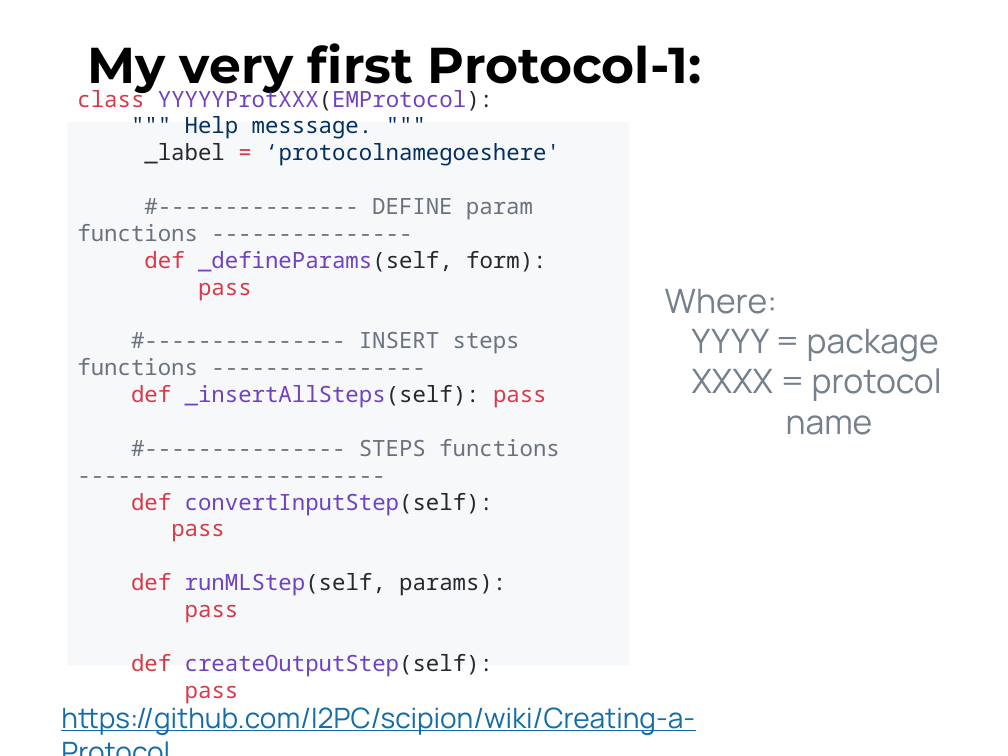
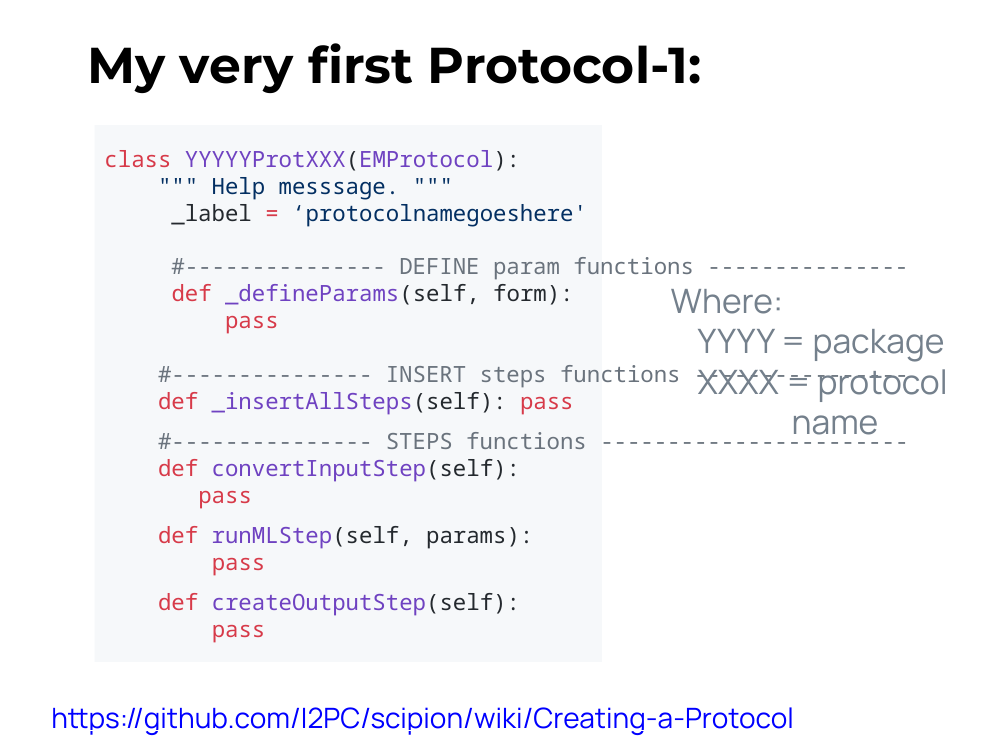
Before and after one commit to rmarabini/scipioncourseprotocols, a slide deck: slide 6 of Docs/talk2.pptx. Drawn at 1008x756 pixels with LibreOffice and Linux fonts; fonts in the diff are those of the drawing. Boxes give left, top, right and bottom in pixels: in the first picture for what was removed or moved away, otherwise in the second. Text is boxed around its words. In the diff, an @@ line names an element or a change of style, - is before the commit and + after.

```diff
--- a/Docs/talk2.pptx
+++ b/Docs/talk2.pptx
@@ rectangle "class YYYYYProtXXX(EMProtocol):": place and size @@
-rectangle "class YYYYYProtXXX(EMProtocol):" at (68,122,629,665)
+rectangle "class YYYYYProtXXX(EMProtocol):" at (95,125,602,661)
@@ text "Where:" rewrapped from (665,289,942,435) to (671,289,948,444) @@
@@ text "https://github.com/I2PC/scipion/wiki/Creating-a-Protocol": place and size @@
-text "https://github.com/I2PC/scipion/wiki/Creating-a-Protocol" at (61,702,695,735)
+text "https://github.com/I2PC/scipion/wiki/Creating-a-Protocol" at (51,707,794,735)
@@ text "https://github.com/I2PC/scipion/wiki/Creating-a-Protocol" at (51,707,794,735): text colour #136DA9 to #0000FF @@
```
Also in this commit, not shown: 6 other slides changed, 2 slides added, 1 slide removed, 1 other file.
